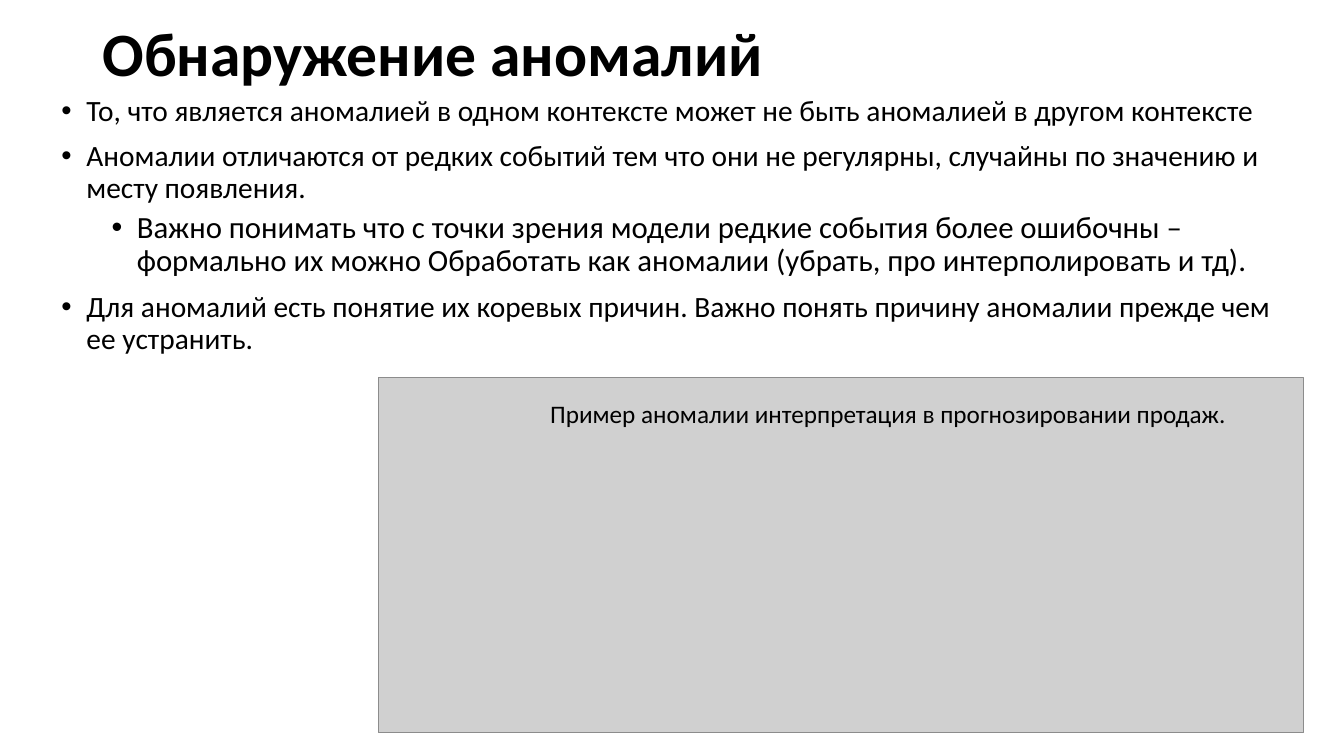
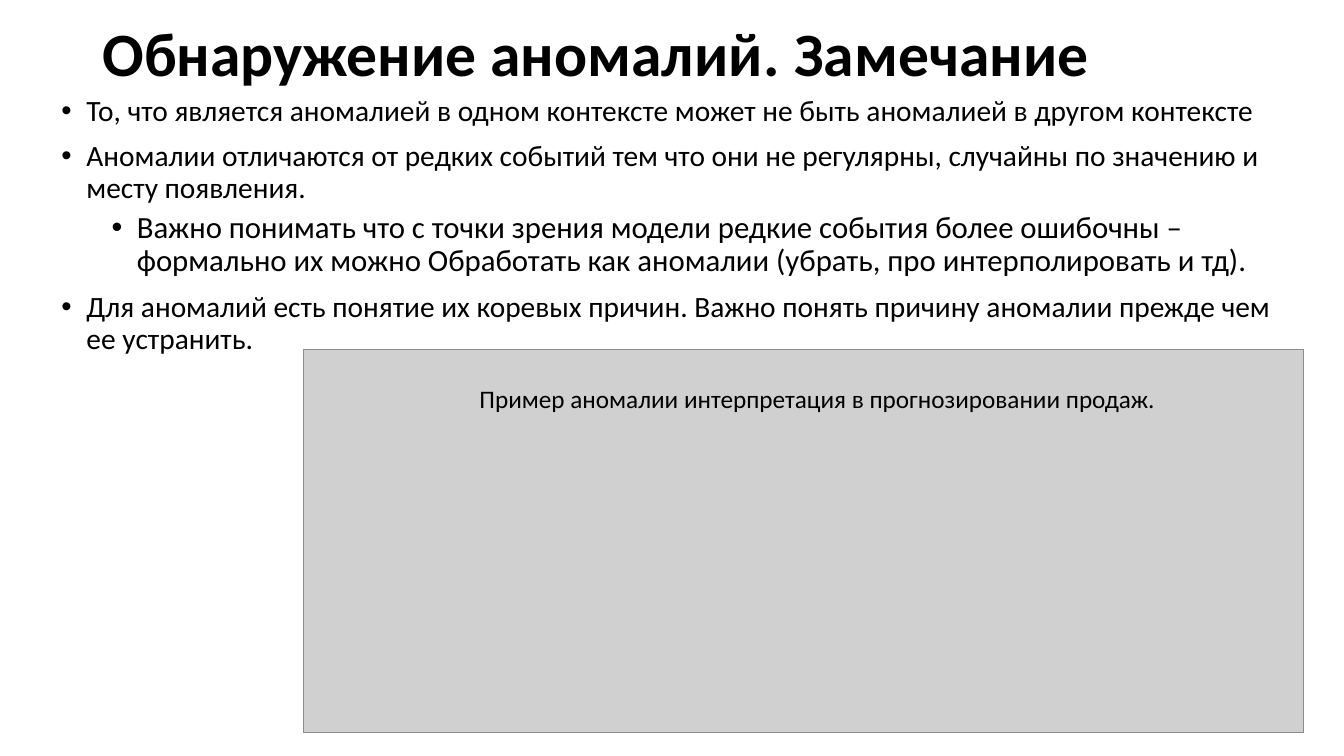
Before and after one commit to MVRonkin/TimeSeriesCourse, a slide deck: slide 8 of 2025/LEC/06-2 Обнаружение аномалий.pptx (slide 9 before the commit). Drawn at 1344x756 pixels with LibreOffice and Linux fonts; fonts in the diff are those of the drawing; grey boxes stand for pictures. Boxes give left, top, right and bottom in pixels: in the first picture for what was removed or moved away, otherwise in the second. Text is boxed around its words. In the diff, an @@ line names an element or a change of style, - is before the commit and + after.

```diff
--- a/2025/LEC/06-2 Обнаружение аномалий.pptx
+++ b/2025/LEC/06-2 Обнаружение аномалий.pptx
@@ title at (x1=102, y1=33, x2=1088, y2=86): text changed @@
-Обнаружение аномалий
+Обнаружение аномалий. Замечание
@@ picture resized from (x1=378, y1=378, x2=1305, y2=733) to (x1=304, y1=350, x2=1305, y2=733) @@
@@ text "Пример аномалии интерпретация в прогнозировании ..." moved from (x1=550, y1=407, x2=1226, y2=427) to (x1=479, y1=392, x2=1155, y2=412) @@
```
Also in this commit, not shown: 8 other slides changed, 2 slides added, 2 slides removed.
